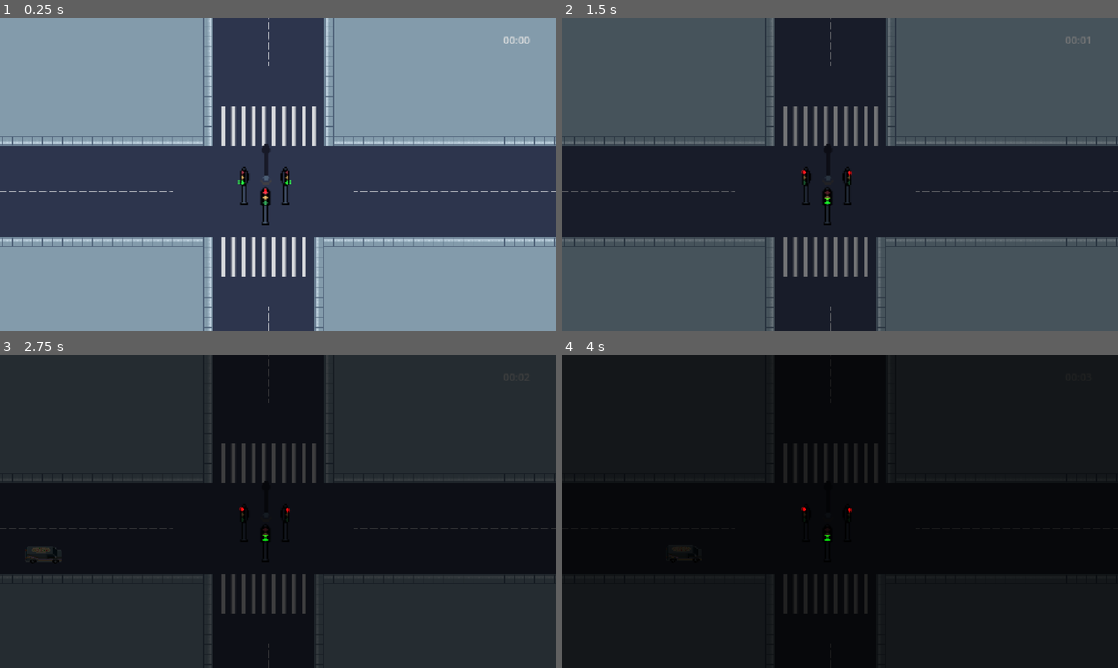
Above: before the commit, frames 1-4 (two rows, left to right).
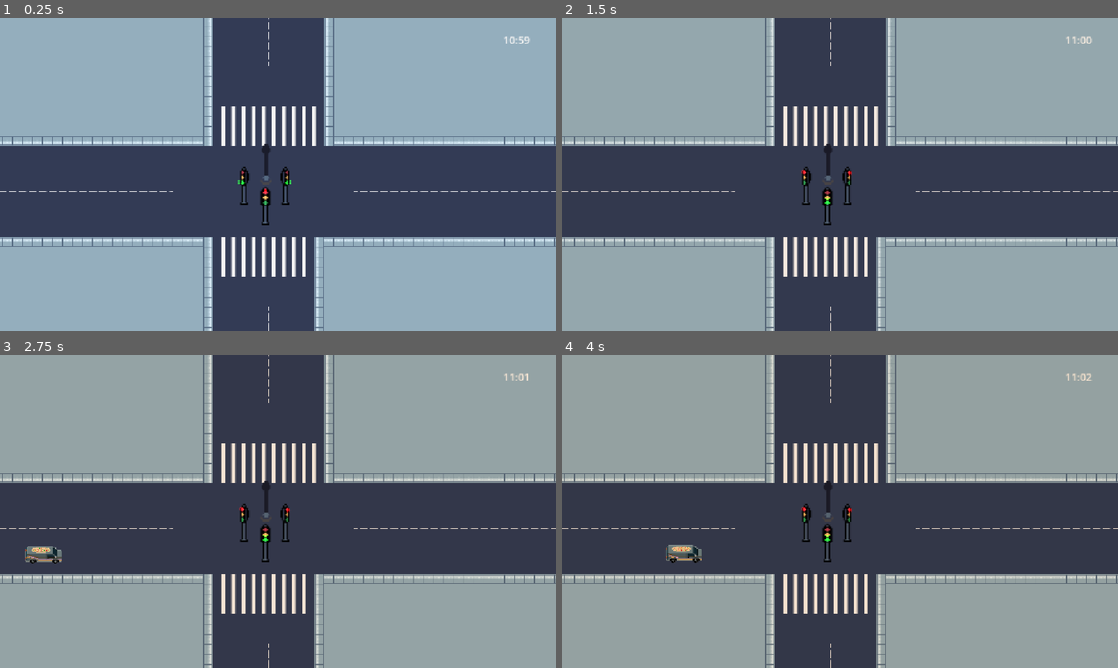
Above: after the commit, the same moments.

Repository: lafgo-fc/game-jam-repoooo
Game: Godot game, scene res://scne/test_one.tscn
The game is run twice, just before and just after one commit, with the same random seed, the same clock (stepped at 60 frames per second) and the same inputs.
Inputs:
- Up to frame 1 (0.25 s): no input
- Up to frame 2 (1.5 s): tap Enter (ui_accept) at 0.5, 0.77 s; hold R (traffic control right and left) from 0.53 s (still down)
- Up to frame 3 (2.75 s): keep holding R (traffic control right and left); tap Enter (ui_accept) at 1.52 s
- Up to frame 4 (4 s): keep holding R (traffic control right and left); tap Enter (ui_accept) at 3.02, 3.77 s

The runs differ from the first frame. In frame 1, 2.3% of the frame differs, in the area x 0-100%, y 0-100%; in frame 2, 100%; in frame 3, 100%; in frame 4, 100%.

Commit message:
implemented the npc spawner changes

Diff:
--- a/scne/npc_spawner.gd
+++ b/scne/npc_spawner.gd
@@ -31,3 +31,4 @@
 
 func spawner_time(new_time:float):
 	timer.wait_time = new_time
+	timer.start()
--- a/scne/test_one.gd
+++ b/scne/test_one.gd
@@ -41,7 +41,7 @@
 
 func _ready() -> void:
 	day_timer.wait_time = 1440
-	day_timer.start()
+	day_timer.start(781)
 
 # Called every frame. 'delta' is the elapsed time since the previous frame.
 func _process(delta: float) -> void:
@@ -49,17 +49,16 @@
 	time_op()
 	check_daycycle_changes()
 	clock_time()
+	if is_cycle_changing:
+		manage_traffic()
 	if GameData.daycycle == "morning":
 		target_color = morning_color
 	elif GameData.daycycle == "afternoon":
 		target_color = afternoon_color
-		manage_traffic()
 	elif GameData.daycycle == "evening":
 		target_color = evening_color
-		manage_traffic()
 	elif GameData.daycycle == "night":
 		target_color = night_color
-		manage_traffic()
 	surroundings.color = surroundings.color.lerp(target_color,delta*0.5)
 
 func clock_time():
@@ -74,17 +73,17 @@
 		spawner_2.spawner_time(35)
 		spawner_3.spawner_time(30)
 		spawner_4.spawner_time(20)
-	elif GameData.daycycle == "afternoon":
+	elif GameData.daycycle == "afternoon" and is_cycle_changing:
 		spawner_1.spawner_time(20)
 		spawner_2.spawner_time(25)
 		spawner_3.spawner_time(15)
 		spawner_4.spawner_time(30)
-	elif GameData.daycycle == "evening":
+	elif GameData.daycycle == "evening" and is_cycle_changing:
 		spawner_1.spawner_time(10)
 		spawner_2.spawner_time(15)
 		spawner_3.spawner_time(8)
 		spawner_4.spawner_time(10)
-	elif GameData.daycycle == "night":
+	elif GameData.daycycle == "night" and is_cycle_changing:
 		spawner_1.spawner_time(30)
 		spawner_2.spawner_time(35)
 		spawner_3.spawner_time(40)
@@ -93,6 +92,6 @@
 func check_daycycle_changes():
 	if GameData.daycycle != last_daycycle:
 		is_cycle_changing = true
-		GameData.daycycle = last_daycycle
+		last_daycycle = GameData.daycycle
 	else:
 		is_cycle_changing = false
